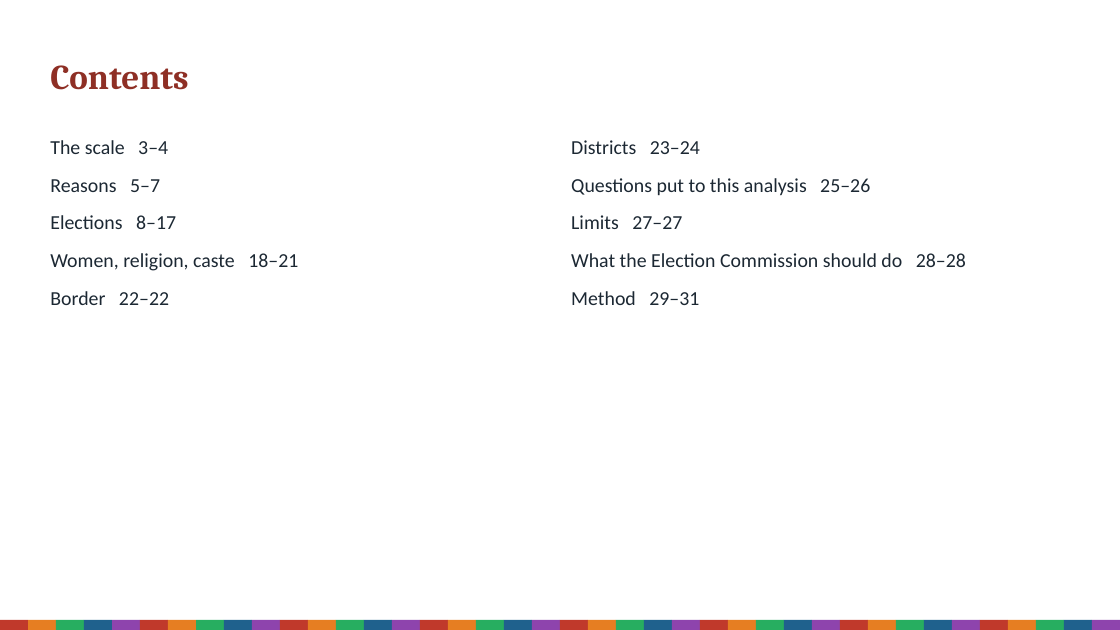
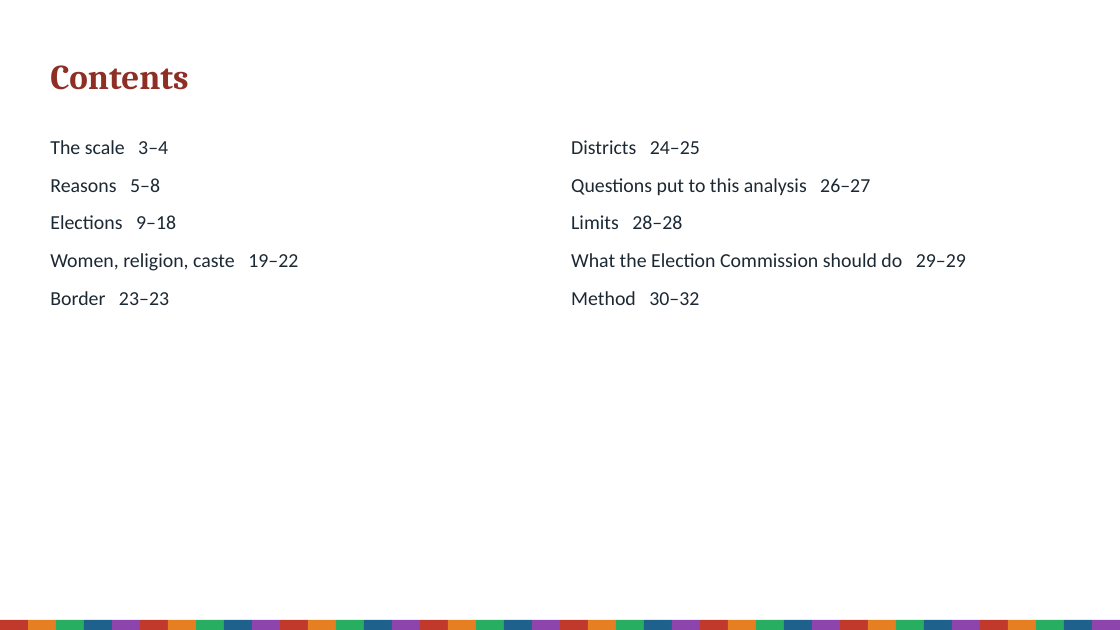
Before and after one commit to Varnasr/INDIA-DATA, a slide deck: slide 2 of reports/bihar-sir-2025-deck.pptx. Drawn at 1120x630 pixels with LibreOffice and Linux fonts; fonts in the diff are those of the drawing. Boxes give left, top, right and bottom in pixels: in the first picture for what was removed or moved away, otherwise in the second. Text is boxed around its words. In the diff, an @@ line names an element or a change of style, - is before the commit and + after.

```diff
--- a/reports/bihar-sir-2025-deck.pptx
+++ b/reports/bihar-sir-2025-deck.pptx
@@ text at box(571, 140, 966, 305): text changed @@
-Districts 23–24
-Questions put to this analysis 25–26
-Limits 27–27
-What the Election Commission should do 28–28
-Method 29–31
+Districts 24–25
+Questions put to this analysis 26–27
+Limits 28–28
+What the Election Commission should do 29–29
+Method 30–32
@@ text at box(50, 178, 298, 305): text changed @@
-Reasons 5–7
-Elections 8–17
-Women, religion, caste 18–21
-Border 22–22
+Reasons 5–8
+Elections 9–18
+Women, religion, caste 19–22
+Border 23–23
```
Also in this commit, not shown: 23 other slides changed, 1 slide added, 21 other files.
